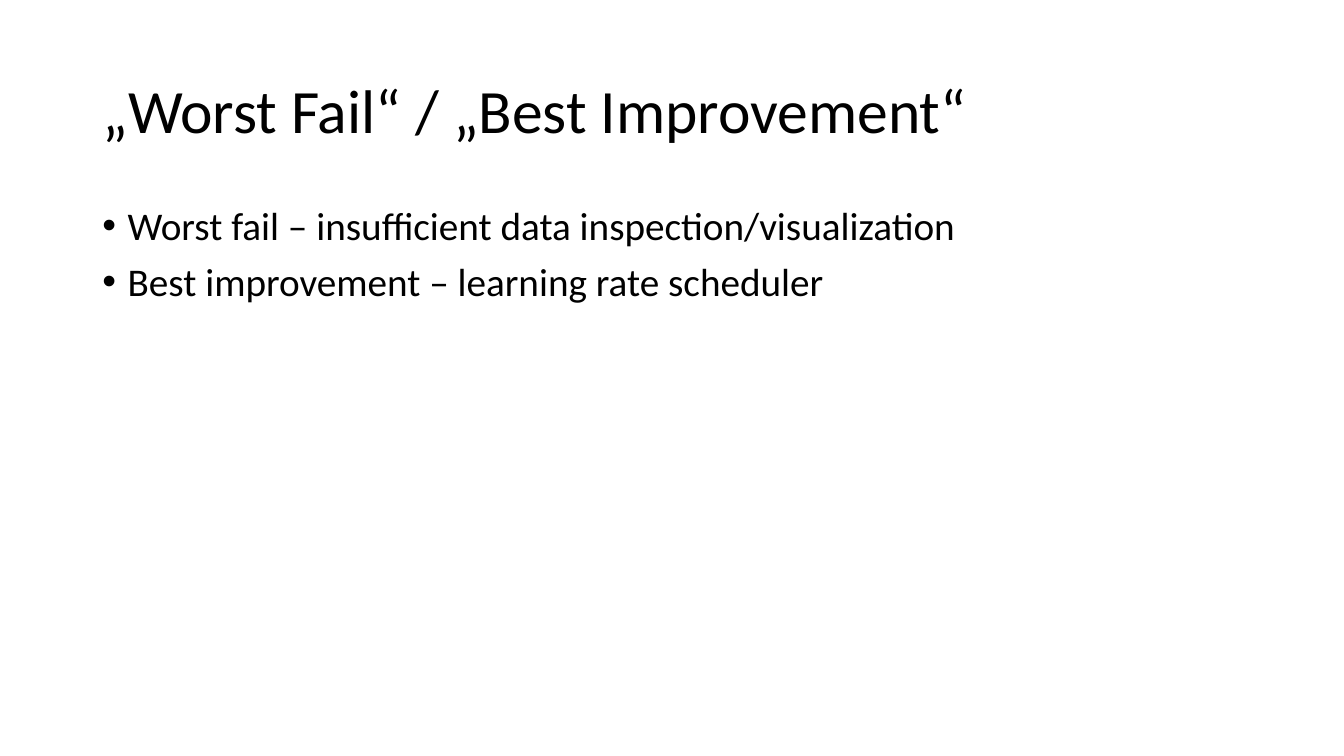
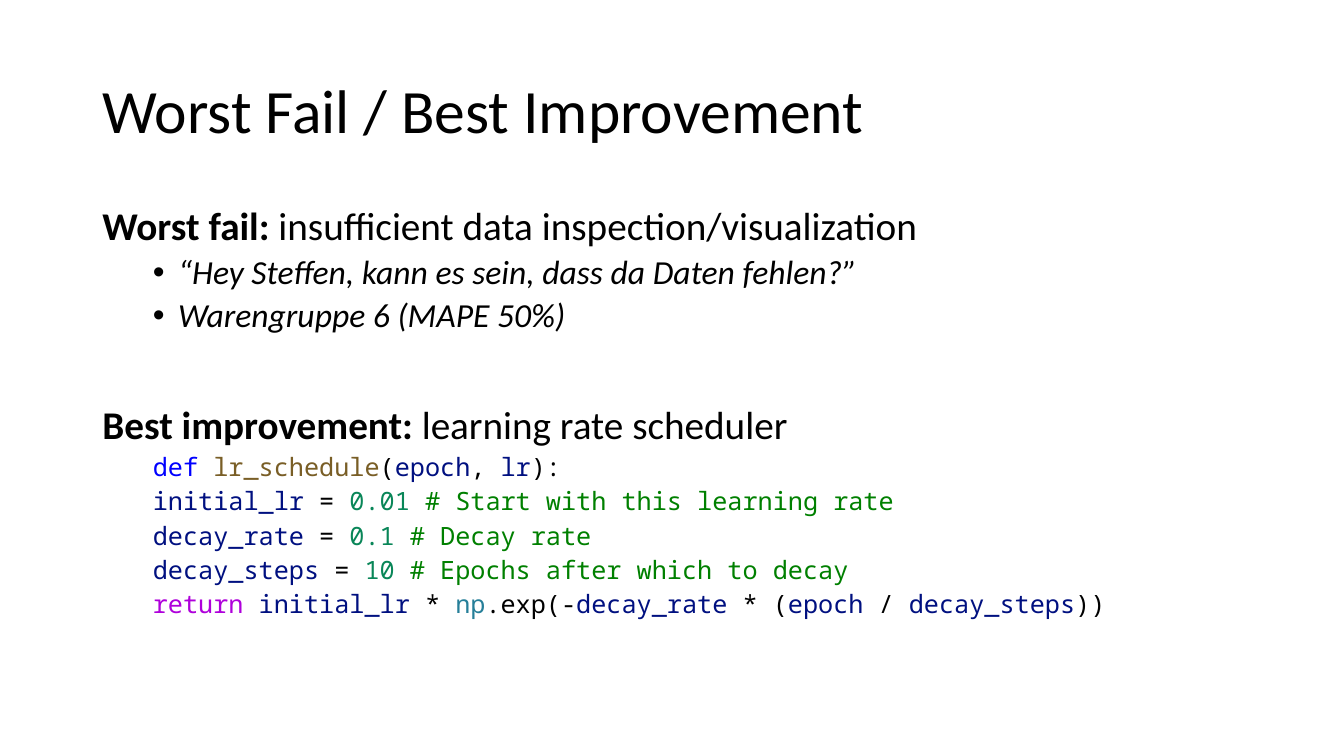
Before and after one commit to tobiassae/datasciencebakery-group-2, a slide deck: slide 10 of 4_Presentation/Bakery sales predictions.pptx (slide 9 before the commit). Drawn at 1344x756 pixels with LibreOffice and Linux fonts; fonts in the diff are those of the drawing. Boxes give left, top, right and bottom in pixels: in the first picture for what was removed or moved away, otherwise in the second. Text is boxed around its words. In the diff, an @@ line names an element or a change of style, - is before the commit and + after.

```diff
--- a/4_Presentation/Bakery sales predictions.pptx
+++ b/4_Presentation/Bakery sales predictions.pptx
@@ title at [102, 90, 863, 143]: text changed @@
-„Worst Fail“ / „Best Improvement“
+Worst Fail / Best Improvement
@@ text at [102, 212, 1106, 619]: text changed; size 28 to 18 pt; font Calibri to Noto Sans Mono @@
-• Worst fail – insufficient data inspection/visualization
-• Best improvement – learning rate scheduler
+Worst fail: insufficient data inspection/visualization
+  • “Hey Steffen, kann es sein, dass da Daten fehlen?”
+  • Warengruppe 6 (MAPE 50%)
+Best improvement: learning rate scheduler
+  def lr_schedule(epoch, lr):
+  initial_lr = 0.01 # Start with this learning rate
+  decay_rate = 0.1 # Decay rate
+  decay_steps = 10 # Epochs after which to decay
+  return initial_lr * np.exp(-decay_rate * (epoch / decay_steps))
```
Also in this commit, not shown: 6 other slides changed, 1 slide added.
